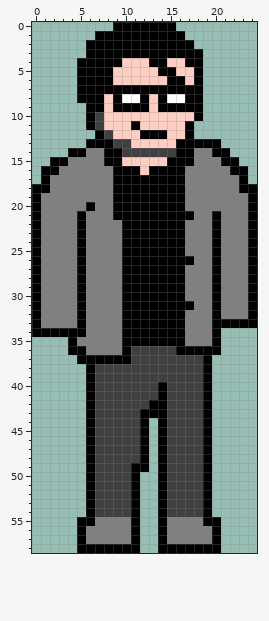
Pixel-art sprite: Assets/Sprites/Abby.png. The first picture shows the starting point.
The file is 25x59 pixels.
New version:
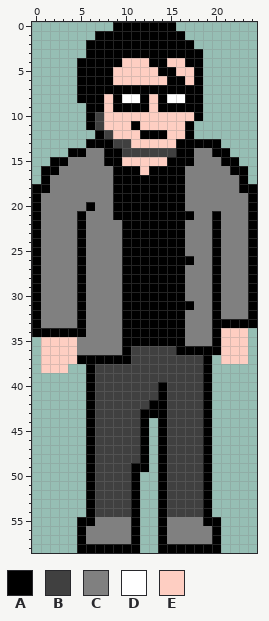
Palette (. is transparent): A #000000  B #404040  C #808080  D #ffffff  E #fecec2
From old to new:
{"y":34,"x":21,"old":"...","new":"EEE"}
{"y":35,"x":1,"old":"...A","new":"EEEE"}
{"y":35,"x":21,"old":"...","new":"EEE"}
{"y":36,"x":1,"old":"...AA","new":"EEEEC"}
{"y":36,"x":21,"old":"...","new":"EEE"}
{"y":37,"x":1,"old":"....","new":"EEEE"}
{"y":37,"x":21,"old":"...","new":"EEE"}
{"y":38,"x":1,"old":"...","new":"EEE"}
{"label":"added","picture_box":[221,328,248,364]}
{"label":"changed","picture_box":[41,337,86,373]}
